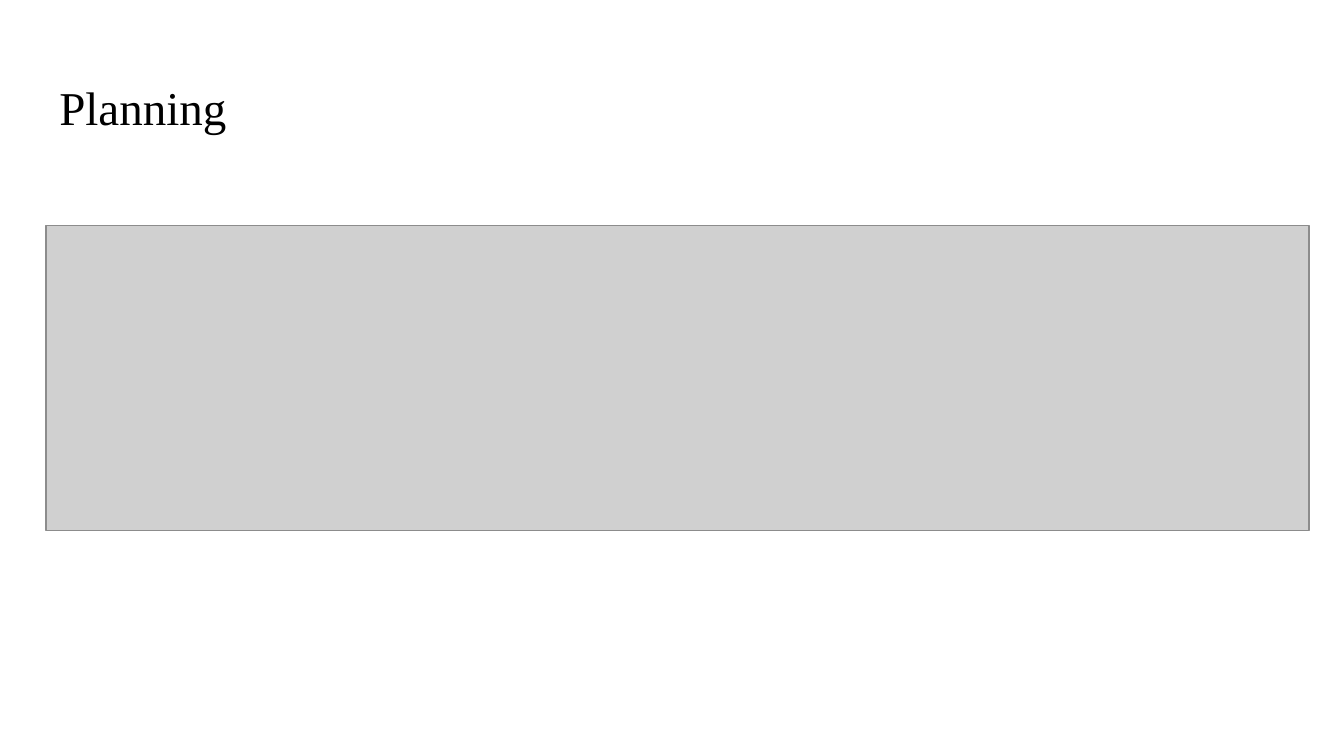
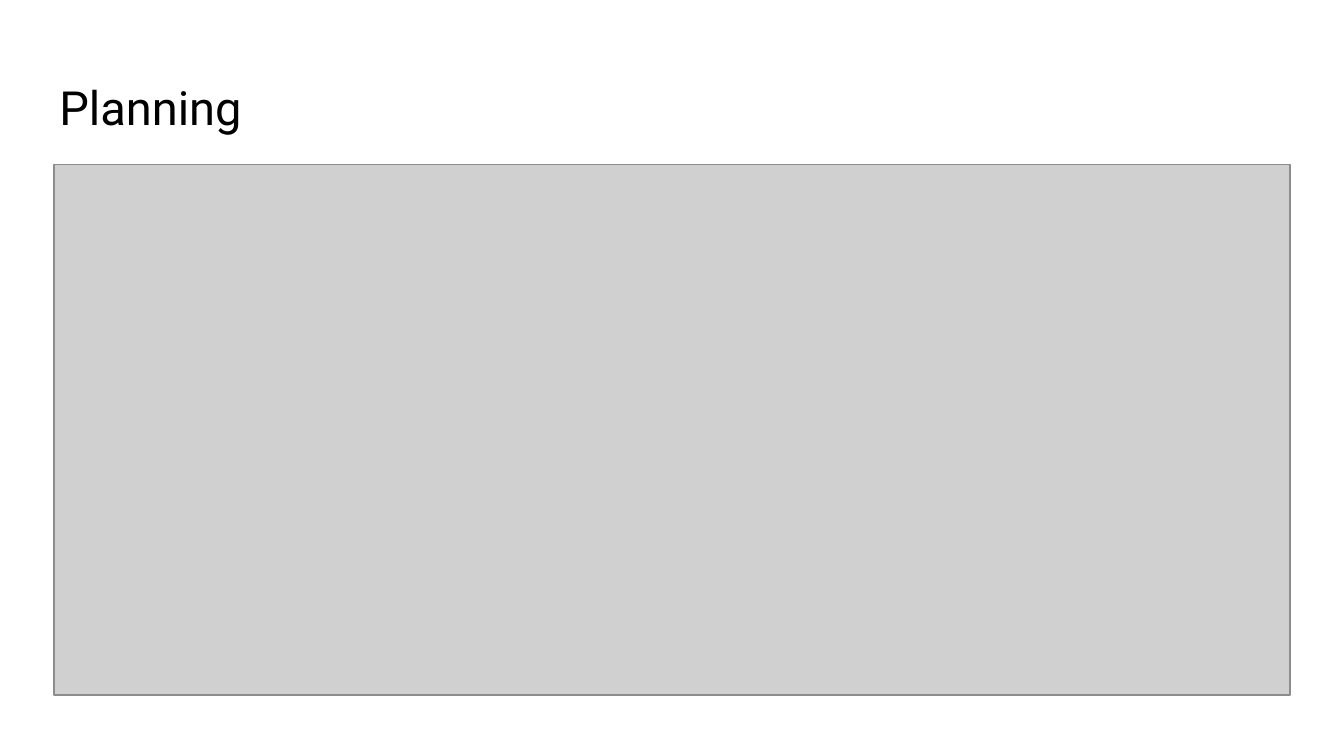
Before and after one commit to crazyboy9103/2021_2_MCA_team7, a slide deck: slide 11 of Project Proposal.pptx (slide 8 before the commit). Drawn at 1344x756 pixels with LibreOffice and Linux fonts; fonts in the diff are those of the drawing; grey boxes stand for pictures. Boxes give left, top, right and bottom in pixels: in the first picture for what was removed or moved away, otherwise in the second. Text is boxed around its words. In the diff, an @@ line names an element or a change of style, - is before the commit and + after.

```diff
--- a/Project Proposal.pptx
+++ b/Project Proposal.pptx
@@ title "Planning" at bbox=[59, 89, 241, 135]: font Times New Roman to Roboto @@
@@ picture: place and size @@
-picture at bbox=[46, 226, 1309, 531]
+picture at bbox=[54, 164, 1290, 695]
```
Also in this commit, not shown: 4 other slides changed, 13 slides added, 3 slides removed, 1 other file.
